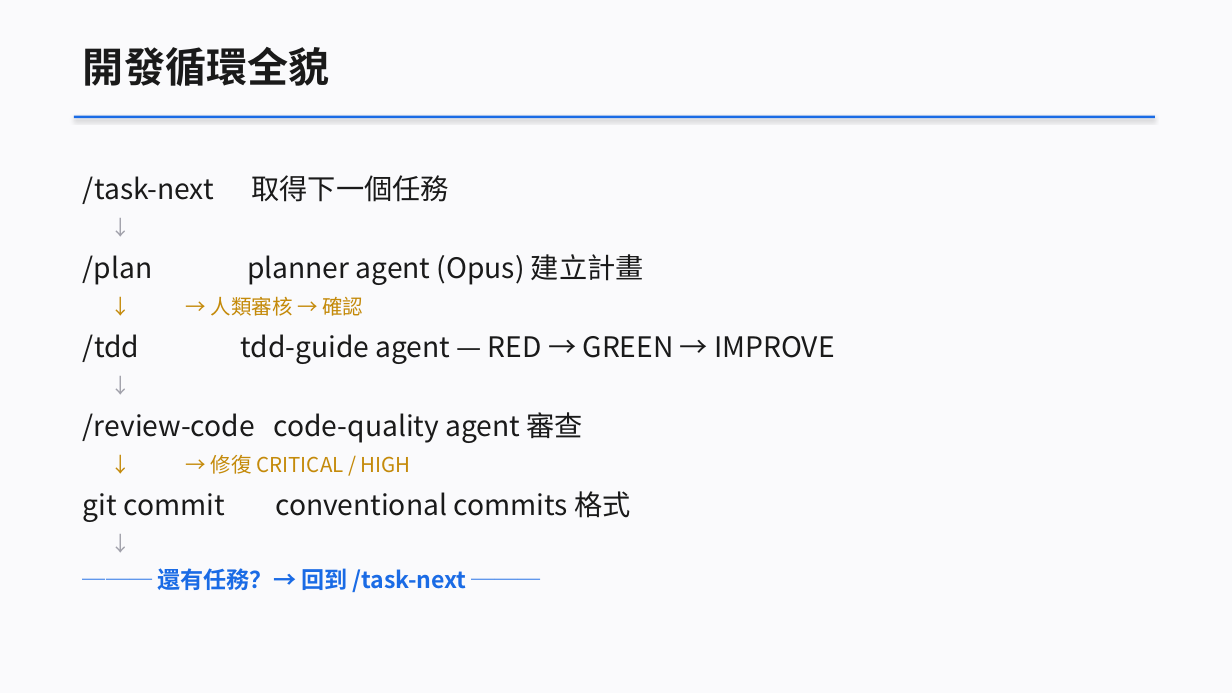
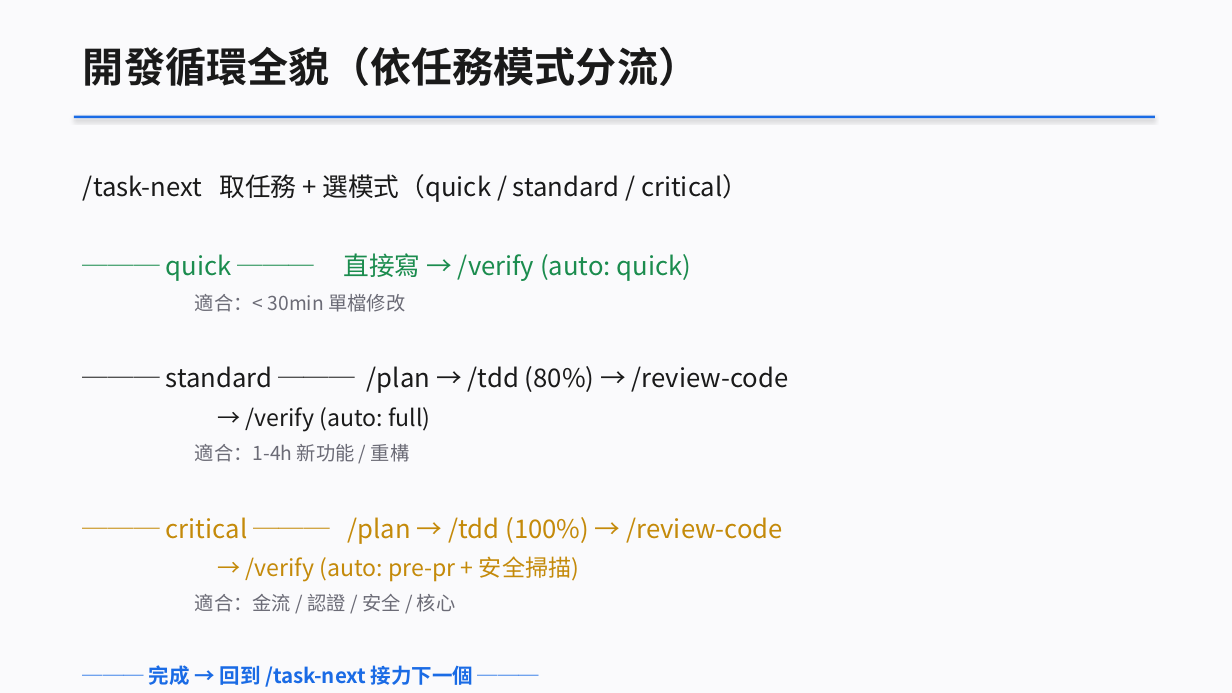
Before and after one commit to bheadwei/claude-GUNDAM-zh-tw, a slide deck: slide 18 of workshop/docs/slides/VibeCoding_Workshop.pptx. Drawn at 1232x693 pixels with LibreOffice and Linux fonts; fonts in the diff are those of the drawing. Boxes give left, top, right and bottom in pixels: in the first picture for what was removed or moved away, otherwise in the second. Text is boxed around its words. In the diff, an @@ line names an element or a change of style, - is before the commit and + after.

```diff
--- a/workshop/docs/slides/VibeCoding_Workshop.pptx
+++ b/workshop/docs/slides/VibeCoding_Workshop.pptx
@@ text at [83, 47, 699, 86]: text changed @@
-開發循環全貌
+開發循環全貌（依任務模式分流）
@@ text at [83, 174, 789, 687]: text changed; size 22 to 20 pt @@
-/task-next 取得下一個任務
-↓
-/plan planner agent (Opus) 建立計畫
-↓ → 人類審核 → 確認
-/tdd tdd-guide agent — RED → GREEN → IMPROVE
-↓
-/review-code code-quality agent 審查
-↓ → 修復 CRITICAL / HIGH
-git commit conventional commits 格式
-↓
-─── 還有任務？→ 回到 /task-next ───
+/task-next 取任務 + 選模式（quick / standard / critical）
+─── quick ─── 直接寫 → /verify (auto: quick)
+適合：< 30min 單檔修改
+─── standard ─── /plan → /tdd (80%) → /review-code
+→ /verify (auto: full)
+適合：1-4h 新功能 / 重構
+─── critical ─── /plan → /tdd (100%) → /review-code
+→ /verify (auto: pre-pr + 安全掃描)
+適合：金流 / 認證 / 安全 / 核心
+─── 完成 → 回到 /task-next 接力下一個 ───
```
Also in this commit, not shown: 2 other slides changed, 5 other files.
